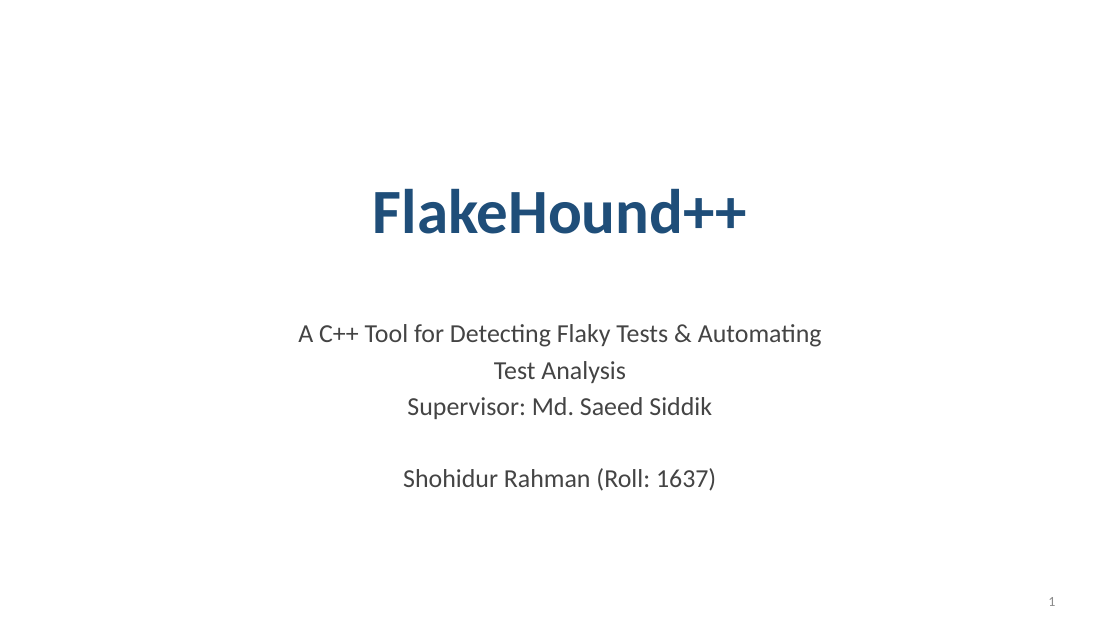
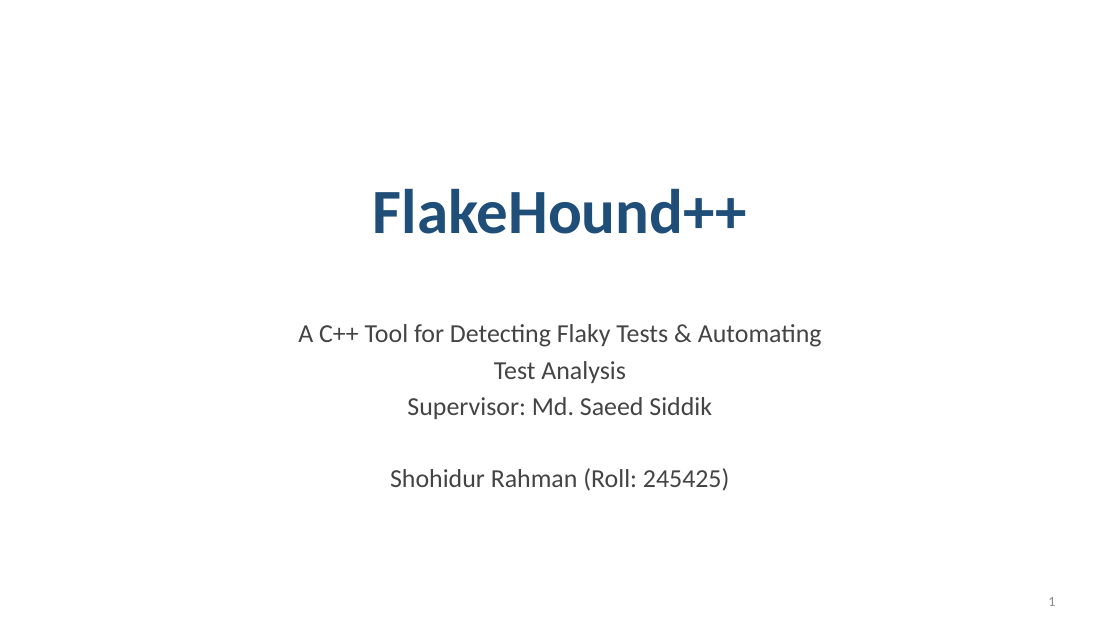
Before and after one commit to UniqueSwagger/FlakeHound-, a slide deck: slide 1 of FlakeHound_Presentation_Final.pptx. Drawn at 1120x630 pixels with LibreOffice and Linux fonts; fonts in the diff are those of the drawing. Boxes give left, top, right and bottom in pixels: in the first picture for what was removed or moved away, otherwise in the second. Text is boxed around its words. In the diff, an @@ line names an element or a change of style, - is before the commit and + after.

```diff
--- a/FlakeHound_Presentation_Final.pptx
+++ b/FlakeHound_Presentation_Final.pptx
@@ subtitle at <box>390,468,729,491</box>: text changed @@
-Shohidur Rahman (Roll: 1637)
+Shohidur Rahman (Roll: 245425)
```
Also in this commit, not shown: 2 other slides changed, 1 slide added, 1 slide removed, 17 other files.
